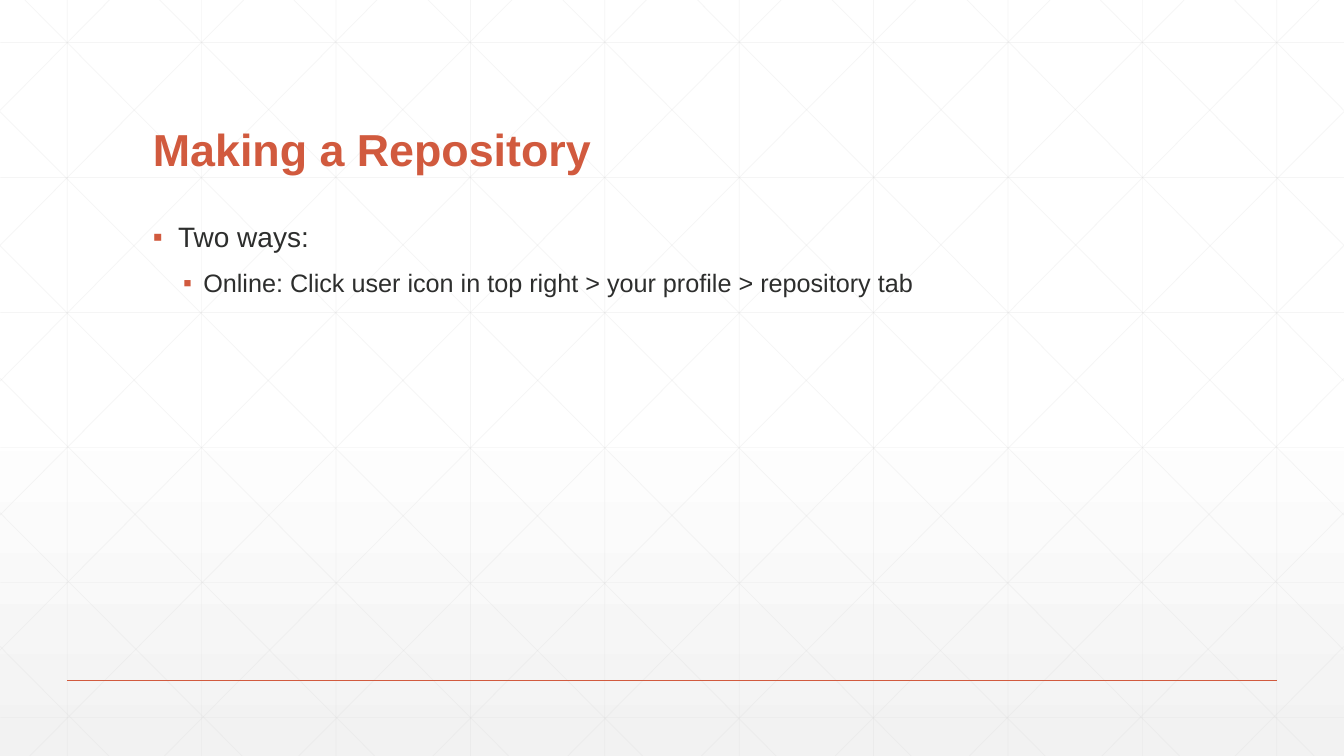
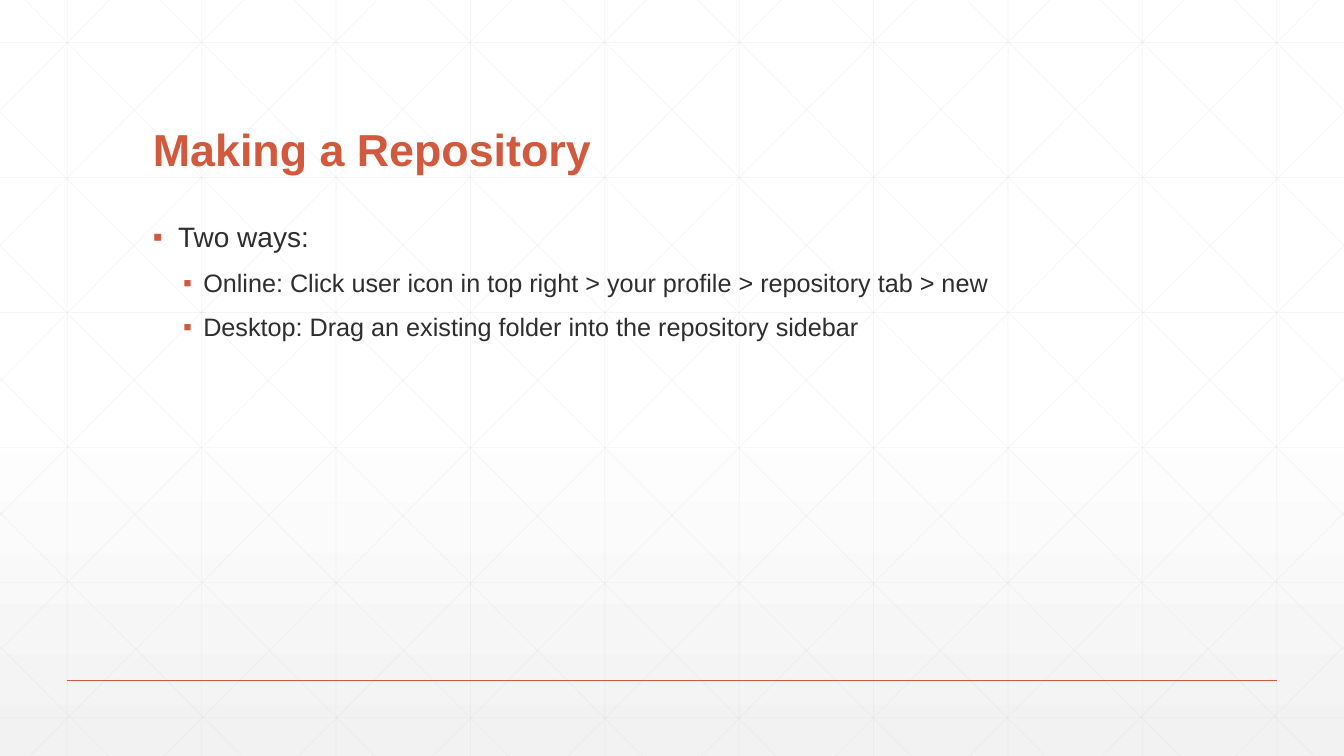
Before and after one commit to StevenRunck/GitHub-Pres, a slide deck: slide 10 of Github.pptx. Drawn at 1344x756 pixels with LibreOffice and Linux fonts; fonts in the diff are those of the drawing. Boxes give left, top, right and bottom in pixels: in the first picture for what was removed or moved away, otherwise in the second. Text is boxed around its words. In the diff, an @@ line names an element or a change of style, - is before the commit and + after.

```diff
--- a/Github.pptx
+++ b/Github.pptx
@@ text at (x1=203, y1=273, x2=987, y2=341): text changed @@
-  ▪ Online: Click user icon in top right > your profile > repository tab
+  ▪ Online: Click user icon in top right > your profile > repository tab > new
+  ▪ Desktop: Drag an existing folder into the repository sidebar
```
Also in this commit, not shown: 3 other slides changed, 5 slides added, 4 slides removed, 3 other files.
